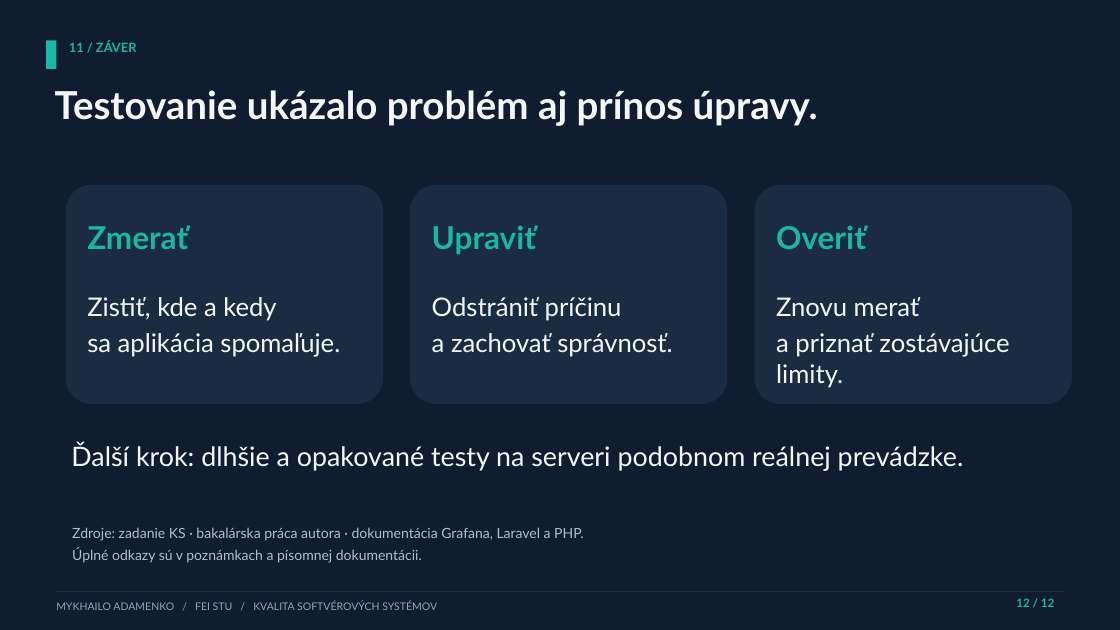
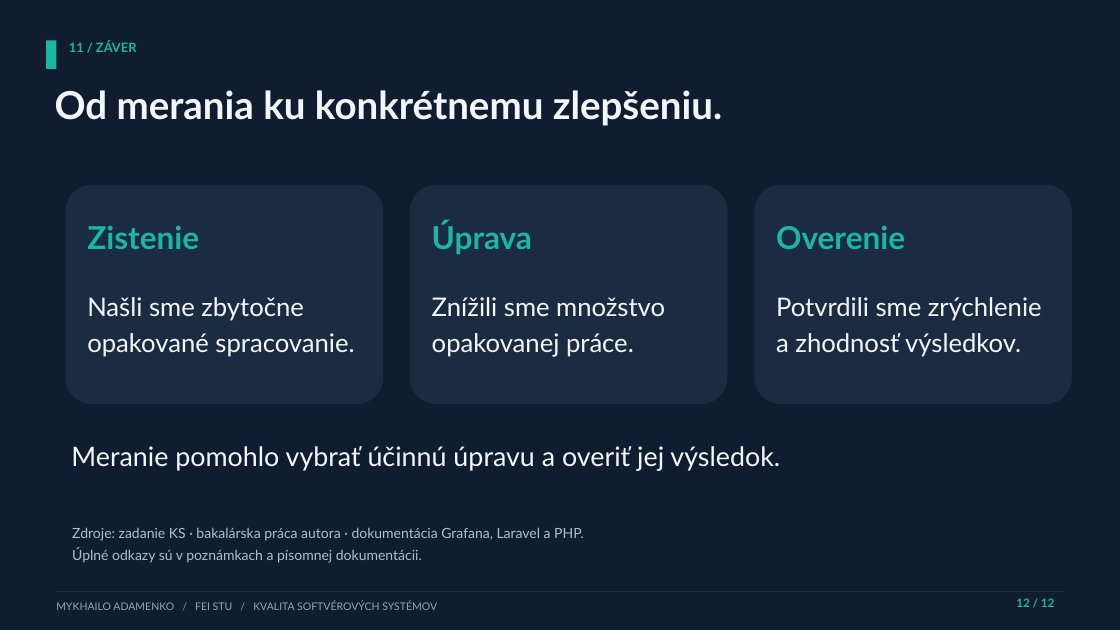
Before and after one commit to miihha1/Web-application-for-e-learning, a slide deck: slide 12 of performance-testing/documentation/KS_Tema14_Prezentacia_Mykhailo_Adamenko.pptx. Drawn at 1120x630 pixels with LibreOffice and Linux fonts; fonts in the diff are those of the drawing. Boxes give left, top, right and bottom in pixels: in the first picture for what was removed or moved away, otherwise in the second. Text is boxed around its words. In the diff, an @@ line names an element or a change of style, - is before the commit and + after.

```diff
--- a/performance-testing/documentation/KS_Tema14_Prezentacia_Mykhailo_Adamenko.pptx
+++ b/performance-testing/documentation/KS_Tema14_Prezentacia_Mykhailo_Adamenko.pptx
@@ text at [55,90,722,126]: text changed @@
-Testovanie ukázalo problém aj prínos úpravy.
+Od merania ku konkrétnemu zlepšeniu.
@@ text at [87,225,199,249]: text changed @@
-Zmerať
+Zistenie
@@ text at [432,221,532,254]: text changed @@
-Upraviť
+Úprava
@@ text at [776,225,905,249]: text changed @@
-Overiť
+Overenie
@@ text at [87,297,354,357]: text changed @@
-Zistiť, kde a kedy
-sa aplikácia spomaľuje.
+Našli sme zbytočne
+opakované spracovanie.
@@ text at [432,297,665,357]: text changed @@
-Odstrániť príčinu
-a zachovať správnosť.
+Znížili sme množstvo
+opakovanej práce.
@@ text at [776,297,1042,357]: text changed @@
-Znovu merať
-a priznať zostávajúce limity.
+Potvrdili sme zrýchlenie
+a zhodnosť výsledkov.
@@ text at [71,446,780,471]: text changed @@
-Ďalší krok: dlhšie a opakované testy na serveri podobnom reálnej prevádzke.
+Meranie pomohlo vybrať účinnú úpravu a overiť jej výsledok.
```
Also in this commit, not shown: 1 other slide changed, 7 other files.
